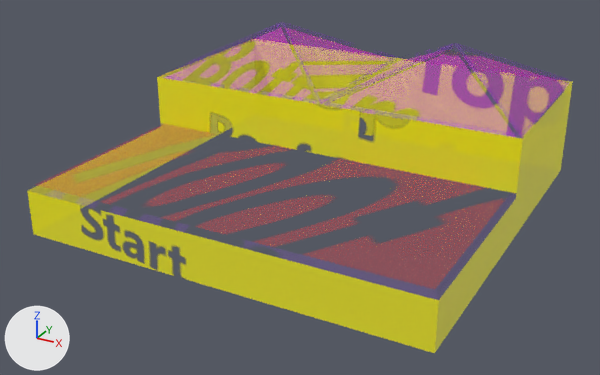
The FBX model Assets/Models/ENV_Models/Procedural/ThreeXThree/ThreeXThreeRoofs/ENV_Roof_ThreeXThree_TypeThree.fbx, before and after one commit.
One viewpoint serves both versions: a 50 mm camera at (0.324, -0.626, 0.321) aimed at (-0.006, -0.027, 0.021). Arrows for +X, +Y and +Z are at lower left; the lights stay in place. The older version comes first. Where no turn or scale is listed for an object, it has been applied to the vertices.

Script lines for the objects in view, before the commit:
```python
mat_lambert1 = bpy.data.materials.new('lambert1')
mat_lambert1.use_nodes = True; mat_lambert1.node_tree.nodes.clear()
_N = mat_lambert1.node_tree.nodes; _L = mat_lambert1.node_tree.links
n0 = _N.new('ShaderNodeBsdfPrincipled'); n0.name = 'Principled BSDF'
n1 = _N.new('ShaderNodeOutputMaterial'); n1.name = 'Material Output'
n2 = _N.new('ShaderNodeTexImage'); n2.name = 'Image Texture'
n2.image = img_buildinguvlayout_png
n3 = _N.new('ShaderNodeTexImage'); n3.name = 'Image Texture.001'
n3.image = img_buildinguvlayout_png
_L.new(n2.outputs[0], n0.inputs[0])  # 'Color' to 'Base Color'
_L.new(n3.outputs[0], n0.inputs[4])  # 'Color' to 'Alpha'
_L.new(n0.outputs[0], n1.inputs[0])  # 'BSDF' to 'Surface'
me_mesh = bpy.data.meshes.new('Mesh')
me_mesh.from_pydata(...)  # 78 vertices, 77 faces; spans x -0.18..0.18, y -0.18..0.18, z 0.0..0.138
me_mesh.materials.append(mat_lambert1)
# before: 7 (0.0, 0.0, 0.045) at pixel (319, 154), 40 (0.18, 0.0, 0.092) at pixel (522, 138), 42 (0.0, 0.0, 0.092) at pixel (320, 104), 62 (-0.18, 0.0, 0.092) at pixel (157, 77), 70 (-0.18, 0.0, 0.045) at pixel (160, 122)
# before: 72 (-0.176, 0.0, 0.045) at pixel (163, 123), 75 (0.18, 0.0, 0.045) at pixel (516, 193), 76 (0.176, 0.0, 0.045) at pixel (510, 192)
ob_x3rooftypethree1_threexthreeroofthree = bpy.data.objects.new('x3RoofTypeThree1:ThreeXThreeRoofThree', me_mesh)
ob_x3rooftypethree1_threexthreeroofthree.location = (0.0, 0.0, 0.0)
```
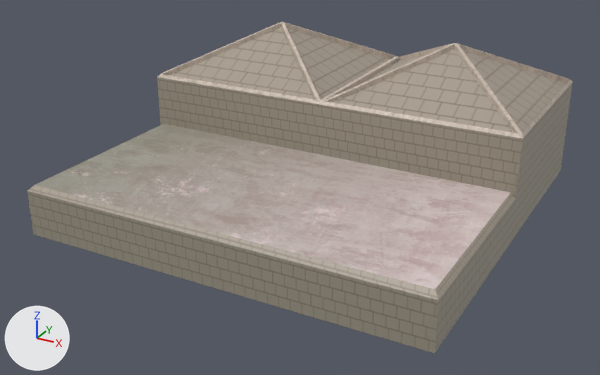
What differs and where, as boxes (x1, y1, x2, y2) in the pictures (600 x 375 px):
'x3RoofTypeThree1:ThreeXThreeRoofThree', surface changed, reshaped: before (27, 39, 573, 353); after (27, 22, 573, 353)
part 1 of me_mesh, built on: (157, 77, 523, 193) in both
part 2 of me_mesh, surface changed (yellow to grey): before (27, 39, 573, 353); after (27, 22, 573, 353)

What changed in the scene script:
```text
Add img_txr_brickbuildingone_albedotransparency_png:
    img_txr_brickbuildingone_albedotransparency_png = load_image('TXR_BrickBuildingOne_AlbedoTransparency.png', '../../TexturesAndMaterials/TXR_BrickBuildingOne_AlbedoTransparency.png', 2048, 2048, 'sRGB')
Change mat_lambert1:
    where n2 = _N.new('ShaderNodeTexImage'); n2.name = 'Image Texture'
    remove n3 = _N.new('ShaderNodeTexImage'); n3.name = 'Image Texture.001'
    remove n3.image = img_buildinguvlayout_png
    n2.image: img_buildinguvlayout_png -> img_txr_brickbuildingone_albedotransparency_png
    where n0 = _N.new('ShaderNodeBsdfPrincipled'); n0.name = 'Principled BSDF'
    remove _L.new(n3.outputs[0], n0.inputs[4])  # 'Color' to 'Alpha'
Change me_mesh:
    used by ob_x3rooftypethree1_threexthreeroofthree; location = (0.0, 0.0, 0.0)
    verts and faces of me_mesh; kept vertices keep their numbers, new ones are numbered from 78
    remove me_mesh.from_pydata(...)  # 78 vertices, 77 faces; spans x -0.18..0.18, y -0.18..0.18, z 0.0..0.138
    add me_mesh.from_pydata(...)  # 78 vertices, 79 faces; spans x -0.18..0.18, y -0.18..0.18, z 0.0..0.138
    me_mesh part 1
    add delete_faces([(7, 42, 62, 70, 72), (7, 76, 75, 40, 42)])
    add faces += [(62, 70, 72), (7, 76, 40, 42), (7, 42, 62, 72), (40, 76, 75)]
    me_mesh part 2: 75 kept faces spanning x -0.18..0.18, y -0.18..0.18, z 0.0..0.138 get new texture (UV) coordinates
```
